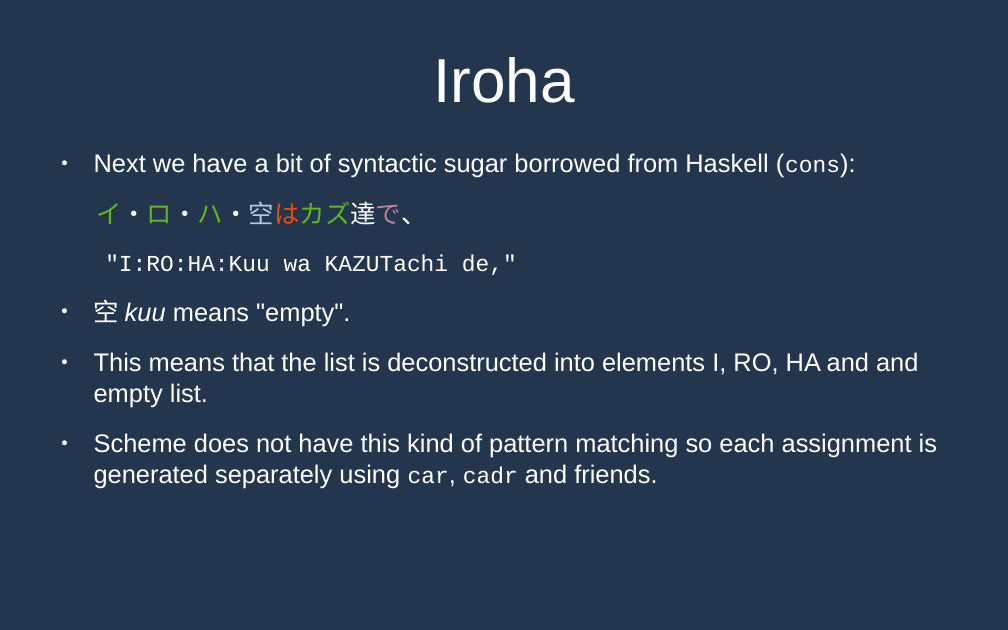
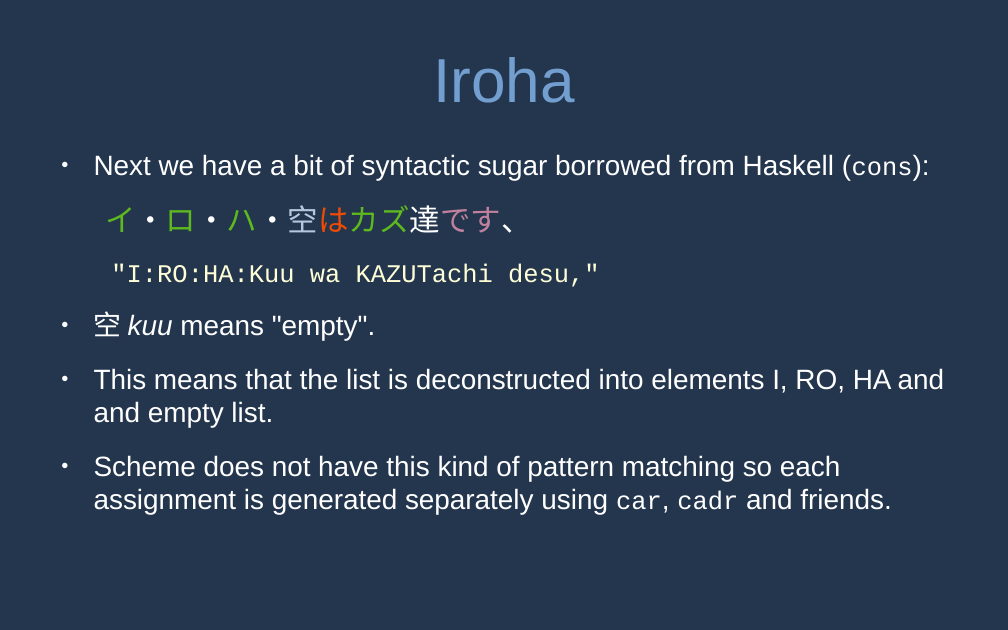
Before and after one commit to MrPicklePinosaur/haku, a slide deck: slide 32 of haku-talk/haku-talk.odp. Drawn at 1008x630 pixels with LibreOffice and Linux fonts; fonts in the diff are those of the drawing. Boxes give left, top, right and bottom in pixels: in the first picture for what was removed or moved away, otherwise in the second. Text is boxed around its words. In the diff, an @@ line names an element or a change of style, - is before the commit and + after.

```diff
--- a/haku-talk/haku-talk.odp
+++ b/haku-talk/haku-talk.odp
@@ title "Iroha" at box(433, 57, 574, 103): text colour #FFFFFF to #729FCF @@
@@ text at box(94, 154, 945, 515): size 20 to 22 pt in "Next we have a bit of syntactic ...", "空 kuu means "empty".", "This means that the list is deconstructed ...", "Scheme does not have this kind of ..."; size 18 to 20 pt in "(cons):", "car, cadr" @@
@@ text at box(105, 205, 600, 287): text changed; size 18 to 20 pt; text colour #FFFFFF to #FFFFD7 @@
-イ・ロ・ハ・空はカズ達で、
-"I:RO:HA:Kuu wa KAZUTachi de,"
+イ・ロ・ハ・空はカズ達です、
+"I:RO:HA:Kuu wa KAZUTachi desu,"
```
Also in this commit, not shown: 36 other slides changed, 6 slides added, 1 other file.
